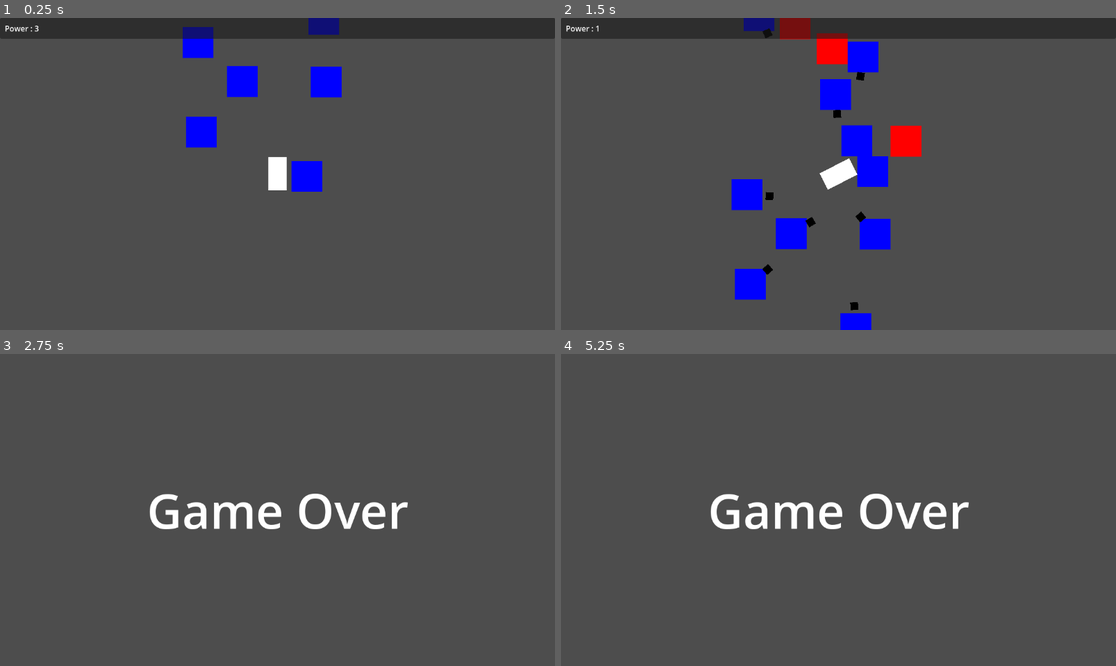
Above: before the commit, frames 1-4 (two rows, left to right).
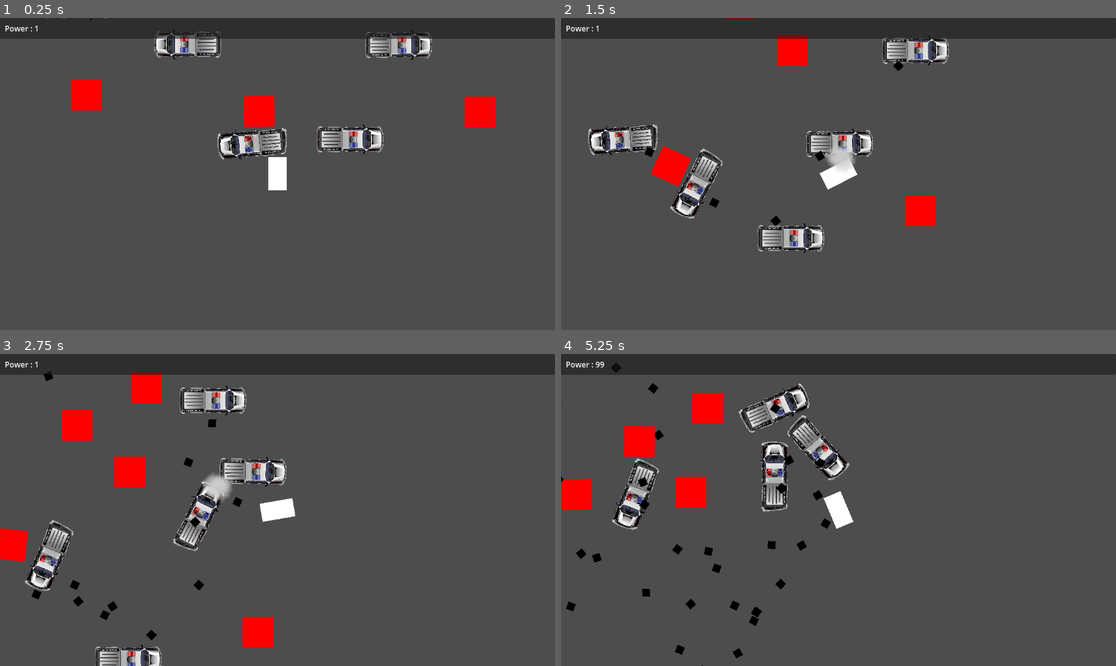
Above: after the commit, the same moments.

Repository: m-conti/gamejam-thailand-summer
Game: Godot game, scene res://level.tscn
Two runs of this game, one before a commit and one after it. Both use one fixed random seed, a clock stepped at 60 frames per second and the inputs below.
Inputs:
- Up to frame 1 (0.25 s): no input
- Up to frame 2 (1.5 s): hold D (right) 0.53-1.28 s; hold A (left) from 1.28 s (still down)
- Up to frame 3 (2.75 s): release A (left) at 2.03 s; hold D (right) from 2.03 s (still down)
- Up to frame 4 (5.25 s): release D (right) at 3.53 s; hold A (left) from 3.53 s (still down)

The runs differ from the first frame. In frame 1, 7.4% of the frame differs, in the area x 6-90%, y 0-56%; in frame 2, 12%; in frame 3, 15%, in the area x 0-100%, y 0-100%; in frame 4, 15%.

Commit message:
police cars

Diff:
--- /dev/null
+++ b/assets/Cars/Car_2_Main_Positions/police_car.tres
@@ -0,0 +1,30 @@
+[gd_resource type="SpriteFrames" load_steps=6 format=3 uid="uid://6m3ycqysnh1m"]
+
+[ext_resource type="Texture2D" uid="uid://d32yr387ox04k" path="res://assets/Cars/Car_2_Main_Positions/Car_2_01.png" id="1_bmqwx"]
+[ext_resource type="Texture2D" uid="uid://c1cu1qxlkofjy" path="res://assets/Cars/Car_2_Main_Positions/Car_2_02.png" id="2_waaas"]
+[ext_resource type="Texture2D" uid="uid://yjumnkq1i4pp" path="res://assets/Cars/Car_2_Main_Positions/Car_2_03.png" id="3_fb666"]
+[ext_resource type="Texture2D" uid="uid://dw26d0d24w74d" path="res://assets/Cars/Car_2_Main_Positions/Car_2_04.png" id="4_i0r20"]
+[ext_resource type="Texture2D" uid="uid://btfdr0oe4blst" path="res://assets/Cars/Car_2_Main_Positions/Car_2_05.png" id="5_7oilv"]
+
+[resource]
+animations = [{
+"frames": [{
+"duration": 1.0,
+"texture": ExtResource("1_bmqwx")
+}, {
+"duration": 1.0,
+"texture": ExtResource("2_waaas")
+}, {
+"duration": 1.0,
+"texture": ExtResource("3_fb666")
+}, {
+"duration": 1.0,
+"texture": ExtResource("4_i0r20")
+}, {
+"duration": 1.0,
+"texture": ExtResource("5_7oilv")
+}],
+"loop": true,
+"name": &"break",
+"speed": 5.0
+}]
--- /dev/null
+++ b/assets/Cars/Car_Effects/Smoke/smoke.tres
@@ -0,0 +1,18 @@
+[gd_resource type="SpriteFrames" load_steps=3 format=3 uid="uid://lwotdkg80g2g"]
+
+[ext_resource type="Texture2D" uid="uid://7ovhwlmd11d" path="res://assets/Cars/Car_Effects/Smoke/Smoke_000.png" id="1_chnd1"]
+[ext_resource type="Texture2D" uid="uid://b6c86n1so83cn" path="res://assets/Cars/Car_Effects/Smoke/Smoke_001.png" id="2_6cksk"]
+
+[resource]
+animations = [{
+"frames": [{
+"duration": 1.0,
+"texture": ExtResource("1_chnd1")
+}, {
+"duration": 1.0,
+"texture": ExtResource("2_6cksk")
+}],
+"loop": false,
+"name": &"default",
+"speed": 5.0
+}]
--- a/entities/entity.gd
+++ b/entities/entity.gd
@@ -1,4 +1,4 @@
-class_name Entity extends CharacterBody2D
+class_name Entity extends RigidBody2D
 
 
 var player: Player
--- a/entities/player.gd
+++ b/entities/player.gd
@@ -1,4 +1,4 @@
-class_name Player extends Entity
+class_name Player extends RigidBody2D
 
 
 @export var speed: float = 400
@@ -6,14 +6,15 @@
 
 @export var power_label: Label
 
-var power: int = 1:
+@export var power: int = 1:
 	set(x):
 		if x <= 0:
 			die()
 			return
 
 		power = x
-		power_label.text = "Power : " + str(power)
+		if power_label:
+			power_label.text = "Power : " + str(power)
 
 func _physics_process(delta: float) -> void:
 	if Input.is_action_pressed("right"):
@@ -21,8 +22,7 @@
 	elif Input.is_action_pressed("left"):
 		rotation -= rotation_speed * delta
 
-	velocity = speed * Vector2.from_angle(rotation - PI / 2)
-	move_and_slide()
+	linear_velocity = speed * Vector2.from_angle(rotation - PI / 2)
 
 
 func _on_eatting_zone_body_entered(body: Node2D) -> void:
--- a/entities/player.tscn
+++ b/entities/player.tscn
@@ -14,9 +14,11 @@
 [sub_resource type="RectangleShape2D" id="RectangleShape2D_merdl"]
 size = Vector2(124, 144)
 
-[node name="Player" type="CharacterBody2D"]
+[node name="Player" type="RigidBody2D"]
 collision_layer = 3
+lock_rotation = true
 script = ExtResource("1_merdl")
+power = 100
 
 [node name="CollisionShape2D" type="CollisionShape2D" parent="."]
 shape = SubResource("RectangleShape2D_u3f3p")
--- a/entities/police.gd
+++ b/entities/police.gd
@@ -5,6 +5,7 @@
 
 
 @export var bullet_speed: float = 100
+var crashed: bool = false
 
 
 func _on_bullet_shoot_timeout() -> void:
@@ -13,3 +14,19 @@
 	bullet.linear_velocity = bullet_speed * Vector2.from_angle(bullet.rotation)
 
 	add_child(bullet)
+
+
+func _integrate_forces(state: PhysicsDirectBodyState2D) -> void:
+	if crashed or state.get_contact_count() == 0:
+		return
+
+	var body = state.get_contact_collider_object(0)
+
+	if body is Player or body is Entity:
+		var collision_point = state.get_contact_local_position(0)
+		var smoke = preload("res://particles/smoke.tscn").instantiate()
+		add_child(smoke)
+		smoke.global_position = collision_point
+
+		%AnimationPlayer.play("crash")
+		crashed = true
--- a/entities/police.tscn
+++ b/entities/police.tscn
@@ -1,26 +1,72 @@
-[gd_scene load_steps=5 format=3 uid="uid://c6a1uvpnbxyih"]
+[gd_scene load_steps=7 format=3 uid="uid://c6a1uvpnbxyih"]
 
 [ext_resource type="Script" uid="uid://dc7i8pwf15yx4" path="res://entities/police.gd" id="1_v3nib"]
-
-[sub_resource type="Gradient" id="Gradient_ofy0q"]
-colors = PackedColorArray(0, 0, 1, 1, 0, 0, 1, 1)
-
-[sub_resource type="GradientTexture2D" id="GradientTexture2D_y43wy"]
-gradient = SubResource("Gradient_ofy0q")
+[ext_resource type="Texture2D" uid="uid://c2n85ii7mrj5e" path="res://assets/Cars/Car_2_Main_Positions/sheet.png" id="2_ofy0q"]
 
 [sub_resource type="RectangleShape2D" id="RectangleShape2D_v3nib"]
 size = Vector2(64, 64)
 
-[node name="Police" type="CharacterBody2D"]
+[sub_resource type="Animation" id="Animation_ofy0q"]
+length = 0.001
+tracks/0/type = "value"
+tracks/0/imported = false
+tracks/0/enabled = true
+tracks/0/path = NodePath("Sprite2D:frame")
+tracks/0/interp = 1
+tracks/0/loop_wrap = true
+tracks/0/keys = {
+"times": PackedFloat32Array(0),
+"transitions": PackedFloat32Array(1),
+"update": 1,
+"values": [0]
+}
+
+[sub_resource type="Animation" id="Animation_eh1fa"]
+resource_name = "crash"
+length = 0.25
+tracks/0/type = "value"
+tracks/0/imported = false
+tracks/0/enabled = true
+tracks/0/path = NodePath("Sprite2D:frame")
+tracks/0/interp = 1
+tracks/0/loop_wrap = true
+tracks/0/keys = {
+"times": PackedFloat32Array(0, 0.05, 0.1, 0.15, 0.2),
+"transitions": PackedFloat32Array(1, 1, 1, 1, 1),
+"update": 1,
+"values": [0, 1, 2, 3, 4]
+}
+
+[sub_resource type="AnimationLibrary" id="AnimationLibrary_faoep"]
+_data = {
+&"RESET": SubResource("Animation_ofy0q"),
+&"crash": SubResource("Animation_eh1fa")
+}
+
+[node name="Police" type="RigidBody2D"]
+mass = 100.0
+contact_monitor = true
+max_contacts_reported = 1
 script = ExtResource("1_v3nib")
 
-[node name="Sprite2D" type="Sprite2D" parent="."]
-texture = SubResource("GradientTexture2D_y43wy")
-
 [node name="CollisionShape2D" type="CollisionShape2D" parent="."]
+scale = Vector2(2.3, 1)
 shape = SubResource("RectangleShape2D_v3nib")
 
 [node name="BulletShoot" type="Timer" parent="."]
 autostart = true
 
+[node name="Sprite2D" type="Sprite2D" parent="."]
+rotation = 1.5708
+scale = Vector2(0.1, 0.1)
+texture = ExtResource("2_ofy0q")
+hframes = 5
+
+[node name="AnimationPlayer" type="AnimationPlayer" parent="."]
+unique_name_in_owner = true
+libraries = {
+&"": SubResource("AnimationLibrary_faoep")
+}
+
+[connection signal="body_entered" from="." to="." method="_on_body_entered"]
 [connection signal="timeout" from="BulletShoot" to="." method="_on_bullet_shoot_timeout"]
--- a/entities/zombie.tscn
+++ b/entities/zombie.tscn
@@ -11,7 +11,7 @@
 [sub_resource type="RectangleShape2D" id="RectangleShape2D_i60gn"]
 size = Vector2(64, 64)
 
-[node name="Zombie" type="CharacterBody2D"]
+[node name="Zombie" type="RigidBody2D"]
 script = ExtResource("1_fobxw")
 
 [node name="Sprite2D" type="Sprite2D" parent="."]
--- a/level.tscn
+++ b/level.tscn
@@ -1,11 +1,28 @@
-[gd_scene load_steps=6 format=3 uid="uid://bdgxphbkkgn3x"]
+[gd_scene load_steps=9 format=3 uid="uid://bdgxphbkkgn3x"]
 
 [ext_resource type="PackedScene" uid="uid://s4ysxh3xnveh" path="res://entities/player.tscn" id="1_vonw3"]
 [ext_resource type="Script" uid="uid://delpi66snvovv" path="res://level_generator.gd" id="2_vonw3"]
 [ext_resource type="PackedScene" uid="uid://bumv2gl7e517t" path="res://entities/zombie.tscn" id="3_oi3di"]
 [ext_resource type="PackedScene" uid="uid://c6a1uvpnbxyih" path="res://entities/police.tscn" id="4_0b4ue"]
+[ext_resource type="Texture2D" uid="uid://bh25httbaufb3" path="res://assets/Cars/Road_02/tileset.png" id="5_f2txt"]
 
 [sub_resource type="WorldBoundaryShape2D" id="WorldBoundaryShape2D_vonw3"]
+
+[sub_resource type="TileSetAtlasSource" id="TileSetAtlasSource_1ainy"]
+texture = ExtResource("5_f2txt")
+texture_region_size = Vector2i(688, 954)
+2:0/0 = 0
+7:0/0 = 0
+6:0/0 = 0
+3:0/0 = 0
+4:0/0 = 0
+5:0/0 = 0
+0:0/0 = 0
+1:0/0 = 0
+
+[sub_resource type="TileSet" id="TileSet_n6hdu"]
+tile_size = Vector2i(512, 512)
+sources/3 = SubResource("TileSetAtlasSource_1ainy")
 
 [node name="Level" type="Node2D"]
 
@@ -15,14 +32,14 @@
 [node name="WorldBorders" type="Node2D" parent="."]
 
 [node name="Right" type="StaticBody2D" parent="WorldBorders"]
-position = Vector2(200, 0)
+position = Vector2(500, 0)
 rotation = -1.5708
 
 [node name="CollisionShape2D" type="CollisionShape2D" parent="WorldBorders/Right"]
 shape = SubResource("WorldBoundaryShape2D_vonw3")
 
 [node name="Left" type="StaticBody2D" parent="WorldBorders"]
-position = Vector2(-200, 0)
+position = Vector2(-500, 0)
 rotation = 1.5708
 
 [node name="CollisionShape2D" type="CollisionShape2D" parent="WorldBorders/Left"]
@@ -58,6 +75,13 @@
 
 [node name="LevelGenerator" type="Node2D" parent="." node_paths=PackedStringArray("player")]
 script = ExtResource("2_vonw3")
+x_min = -500.0
+x_max = 500.0
 player = NodePath("../Player")
 entity_scenes = Array[PackedScene]([ExtResource("3_oi3di"), ExtResource("4_0b4ue")])
 metadata/_custom_type_script = "uid://delpi66snvovv"
+
+[node name="TileMapLayer" type="TileMapLayer" parent="."]
+position = Vector2(-1, 0)
+tile_map_data = PackedByteArray(0, 0, 44, 0, 217, 255, 3, 0, 2, 0, 0, 0, 0, 0)
+tile_set = SubResource("TileSet_n6hdu")
--- a/level_generator.gd
+++ b/level_generator.gd
@@ -21,7 +21,24 @@
 func get_random_entity() -> Entity:
 	var entity: Entity = entity_scenes.pick_random().instantiate()
 	entity.init(player)
+	entity.get_node("Sprite2D").flip_v = randf() > 0.5
 	return entity
+
+
+func get_rect(entity: Entity) -> Rect2:
+	var sprite: Sprite2D = entity.get_node("Sprite2D")
+	var rect: Rect2 = sprite.get_rect()
+	if is_equal_approx(sprite.rotation_degrees, 90):
+		rect = Rect2(rect.position.y, rect.position.x, rect.size.y, rect.size.x)
+	elif not is_equal_approx(sprite.rotation_degrees, 0):
+		print("Rotation not supported: ", sprite.rotation_degrees)
+		return Rect2()
+
+	rect.position *= sprite.global_scale
+	rect.position += sprite.global_position
+	rect.size *= sprite.global_scale
+
+	return rect
 
 
 func generate_chunck() -> void:
@@ -39,8 +56,7 @@
 		for _attempt in MAX_SPAWN_ATTEMPT:
 			var entity: Entity = get_random_entity()
 			entity.position = Vector2(randf_range(x_min, x_max), -(chunck_idx - randf()) * chunck_size)
-			var rect: Rect2 = entity.get_node("Sprite2D").get_rect()
-			rect.position += entity.position
+			var rect: Rect2 = get_rect(entity)
 
 			if not chunck_rect.encloses(rect):
 				continue
--- /dev/null
+++ b/particles/smoke.tscn
@@ -0,0 +1,12 @@
+[gd_scene load_steps=2 format=3 uid="uid://dya5fhig1met4"]
+
+[ext_resource type="SpriteFrames" uid="uid://lwotdkg80g2g" path="res://assets/Cars/Car_Effects/Smoke/smoke.tres" id="1_0rhmj"]
+
+[node name="Smoke" type="AnimatedSprite2D"]
+scale = Vector2(0.1, 0.1)
+sprite_frames = ExtResource("1_0rhmj")
+autoplay = "default"
+frame = 1
+frame_progress = 0.297359
+
+[connection signal="animation_finished" from="." to="." method="queue_free"]
--- a/project.godot
+++ b/project.godot
@@ -30,6 +30,11 @@
 ]
 }
 
+[layer_names]
+
+2d_physics/layer_1="Entities"
+2d_physics/layer_2="Player"
+
 [physics]
 
 2d/default_gravity=0.0
Binary file added: assets/Cars/Background_Tiles/Grass_Tile.png
Not shown, added: assets/Cars/Background_Tiles/Grass_Tile.png.import
Binary file added: assets/Cars/Background_Tiles/Soil_Tile.png
Not shown, added: assets/Cars/Background_Tiles/Soil_Tile.png.import
Binary file added: assets/Cars/Background_Tiles/Water_Tile.png
Not shown, added: assets/Cars/Background_Tiles/Water_Tile.png.import
Binary file added: assets/Cars/Buttons/Close_BTN.png
Not shown, added: assets/Cars/Buttons/Close_BTN.png.import
Binary file added: assets/Cars/Buttons/Exit_BTN.png
Not shown, added: assets/Cars/Buttons/Exit_BTN.png.import
Binary file added: assets/Cars/Buttons/Music_BTN.png
Not shown, added: assets/Cars/Buttons/Music_BTN.png.import
(and 493 more such lines)
